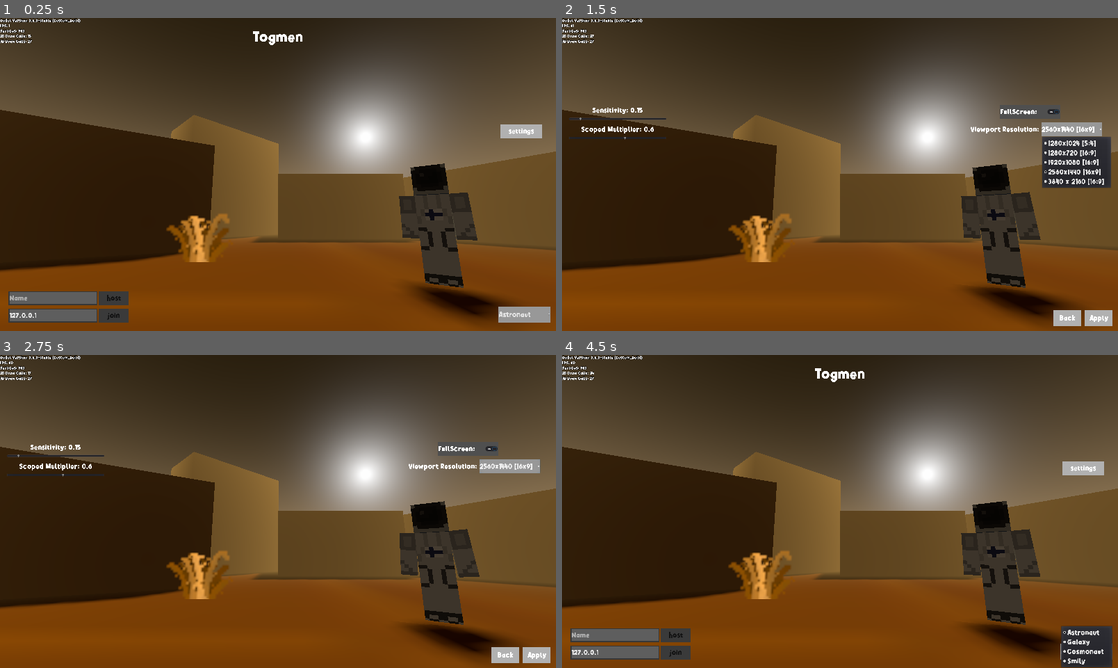
Above: before the commit, frames 1-4 (two rows, left to right).
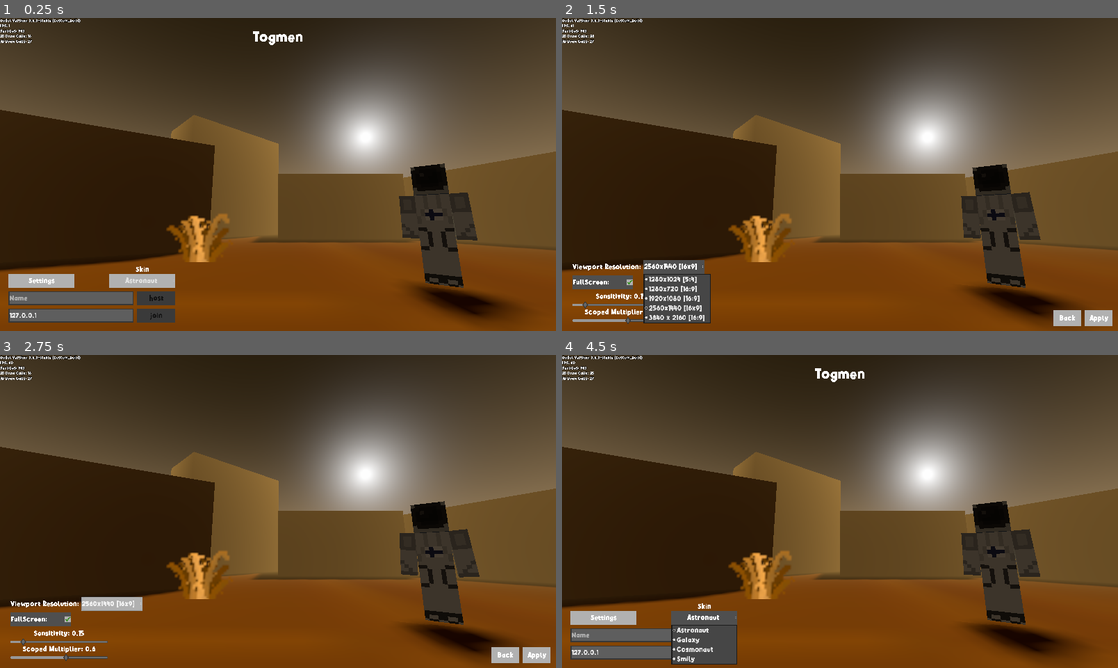
Above: after the commit, the same moments.

Repository: miklaskarjalainen/Togmen
Game: Godot game, scene res://source/scenes/title_screen.tscn
The game is run twice, just before and just after one commit, with the same random seed, the same clock (stepped at 60 frames per second) and the same inputs.
Inputs:
- Up to frame 1 (0.25 s): no input
- Up to frame 2 (1.5 s): click "settings" (after the commit: "Settings") at 0.5 s; click "2560x1440 [16x9]" at 1.25 s
- Up to frame 3 (2.75 s): click "FullScreen:" at 2 s
- Up to frame 4 (4.5 s): click "Apply" at 2.75 s; click "Back" at 3.5 s; click "Astronaut" at 4.25 s

The runs differ from the first frame. In frame 1, 3.0% of the frame differs, in the area x 1-99%, y 5-98%; in frame 2, 6.5%; in frame 3, 2.7%; in frame 4, 4.2%.

Commit message:
gui improvements

Diff:
--- a/assets/theme/default.tres
+++ b/assets/theme/default.tres
@@ -1,6 +1,10 @@
-[gd_resource type="Theme" load_steps=9 format=2]
+[gd_resource type="Theme" load_steps=17 format=2]
 
 [ext_resource path="res://assets/theme/Alphakind_medium.tres" type="DynamicFont" id=1]
+[ext_resource path="res://assets/theme/checkbox_checked.png" type="Texture" id=2]
+[ext_resource path="res://assets/theme/checkbox_unchecked.png" type="Texture" id=3]
+[ext_resource path="res://assets/theme/slider_grabber.png" type="Texture" id=4]
+[ext_resource path="res://assets/theme/slider_grabber_highlighted.png" type="Texture" id=5]
 
 [sub_resource type="StyleBoxFlat" id=1]
 bg_color = Color( 0.231373, 0.231373, 0.231373, 1 )
@@ -26,6 +30,32 @@
 border_width_bottom = 3
 border_color = Color( 0.313726, 0.313726, 0.313726, 1 )
 
+[sub_resource type="StyleBoxFlat" id=8]
+corner_radius_top_left = 4
+corner_radius_top_right = 4
+corner_radius_bottom_right = 4
+corner_radius_bottom_left = 4
+
+[sub_resource type="StyleBoxFlat" id=9]
+bg_color = Color( 0.52549, 0.52549, 0.52549, 1 )
+corner_radius_top_left = 4
+corner_radius_top_right = 4
+corner_radius_bottom_right = 4
+corner_radius_bottom_left = 4
+
+[sub_resource type="StyleBoxFlat" id=10]
+bg_color = Color( 0.533333, 0.533333, 0.533333, 1 )
+border_width_left = 5
+border_width_top = 5
+border_width_right = 5
+border_width_bottom = 5
+border_color = Color( 0.219608, 0.219608, 0.219608, 1 )
+border_blend = true
+corner_radius_top_left = 3
+corner_radius_top_right = 3
+corner_radius_bottom_right = 3
+corner_radius_bottom_left = 4
+
 [sub_resource type="StyleBoxFlat" id=5]
 bg_color = Color( 0.372549, 0.372549, 0.372549, 1 )
 border_width_left = 4
@@ -34,9 +64,22 @@
 border_width_bottom = 4
 border_color = Color( 0.219608, 0.219608, 0.219608, 1 )
 
+[sub_resource type="StyleBoxFlat" id=11]
+bg_color = Color( 0.215686, 0.215686, 0.215686, 1 )
+corner_radius_top_left = 2
+corner_radius_top_right = 2
+corner_radius_bottom_right = 2
+corner_radius_bottom_left = 2
+
 [sub_resource type="StyleBoxFlat" id=6]
 
 [sub_resource type="StyleBoxFlat" id=7]
+bg_color = Color( 0.278431, 0.278431, 0.278431, 1 )
+border_width_left = 4
+border_width_top = 4
+border_width_right = 4
+border_width_bottom = 4
+border_color = Color( 0.109804, 0.109804, 0.109804, 1 )
 
 [resource]
 default_font = ExtResource( 1 )
@@ -51,6 +94,31 @@
 Button/styles/hover = SubResource( 2 )
 Button/styles/normal = SubResource( 3 )
 Button/styles/pressed = SubResource( 4 )
+CheckButton/colors/font_color = Color( 0.88, 0.88, 0.88, 1 )
+CheckButton/colors/font_color_disabled = Color( 0.9, 0.9, 0.9, 0.2 )
+CheckButton/colors/font_color_hover = Color( 0.94, 0.94, 0.94, 1 )
+CheckButton/colors/font_color_hover_pressed = Color( 1, 1, 1, 1 )
+CheckButton/colors/font_color_pressed = Color( 1, 1, 1, 1 )
+CheckButton/constants/check_vadjust = 0
+CheckButton/constants/hseparation = 4
+CheckButton/fonts/font = null
+CheckButton/icons/off = ExtResource( 3 )
+CheckButton/icons/off_disabled = null
+CheckButton/icons/on = ExtResource( 2 )
+CheckButton/icons/on_disabled = null
+CheckButton/styles/disabled = null
+CheckButton/styles/focus = null
+CheckButton/styles/hover = null
+CheckButton/styles/hover_pressed = null
+CheckButton/styles/normal = null
+CheckButton/styles/pressed = null
+HSlider/icons/grabber = ExtResource( 4 )
+HSlider/icons/grabber_disabled = ExtResource( 5 )
+HSlider/icons/grabber_highlight = ExtResource( 5 )
+HSlider/icons/tick = null
+HSlider/styles/grabber_area = SubResource( 8 )
+HSlider/styles/grabber_area_highlight = SubResource( 9 )
+HSlider/styles/slider = SubResource( 10 )
 LineEdit/colors/clear_button_color = Color( 0.88, 0.88, 0.88, 1 )
 LineEdit/colors/clear_button_color_pressed = Color( 1, 1, 1, 1 )
 LineEdit/colors/cursor_color = Color( 0.94, 0.94, 0.94, 1 )
@@ -72,11 +140,31 @@
 OptionButton/constants/hseparation = 2
 OptionButton/fonts/font = null
 OptionButton/icons/arrow = null
-OptionButton/styles/disabled = null
+OptionButton/styles/disabled = SubResource( 1 )
 OptionButton/styles/focus = null
-OptionButton/styles/hover = null
-OptionButton/styles/normal = SubResource( 6 )
-OptionButton/styles/pressed = SubResource( 7 )
+OptionButton/styles/hover = SubResource( 2 )
+OptionButton/styles/normal = SubResource( 3 )
+OptionButton/styles/pressed = SubResource( 4 )
+PopupDialog/styles/panel = SubResource( 11 )
+PopupMenu/colors/font_color = Color( 0.88, 0.88, 0.88, 1 )
+PopupMenu/colors/font_color_accel = Color( 0.7, 0.7, 0.7, 0.8 )
+PopupMenu/colors/font_color_disabled = Color( 0.4, 0.4, 0.4, 0.8 )
+PopupMenu/colors/font_color_hover = Color( 0.88, 0.88, 0.88, 1 )
+PopupMenu/colors/font_color_separator = Color( 0.88, 0.88, 0.88, 1 )
+PopupMenu/constants/hseparation = 4
+PopupMenu/constants/vseparation = 4
+PopupMenu/fonts/font = null
+PopupMenu/icons/checked = null
+PopupMenu/icons/radio_checked = null
+PopupMenu/icons/radio_unchecked = null
+PopupMenu/icons/submenu = null
+PopupMenu/icons/unchecked = null
+PopupMenu/styles/hover = SubResource( 6 )
+PopupMenu/styles/labeled_separator_left = null
+PopupMenu/styles/labeled_separator_right = null
+PopupMenu/styles/panel = SubResource( 7 )
+PopupMenu/styles/panel_disabled = null
+PopupMenu/styles/separator = null
 RichTextLabel/colors/default_color = Color( 1, 1, 1, 1 )
 RichTextLabel/colors/font_color_selected = Color( 0.49, 0.49, 0.49, 1 )
 RichTextLabel/colors/font_color_shadow = Color( 0, 0, 0, 1 )
--- a/project.godot
+++ b/project.godot
@@ -19,15 +19,10 @@
 "language": "GDScript",
 "path": "res://source/entities/actors/body_part.gd"
 }, {
-"base": "NetObject",
-"class": "Consumable",
-"language": "GDScript",
-"path": "res://source/entities/consumables/medkit.gd"
-}, {
 "base": "Spatial",
 "class": "NetObject",
 "language": "GDScript",
-"path": "res://source/entities/NetObject.gd"
+"path": "res://source/entities/net_object.gd"
 }, {
 "base": "Actor",
 "class": "Peer",
@@ -52,7 +47,6 @@
 _global_script_class_icons={
 "Actor": "",
 "BodyPart": "",
-"Consumable": "",
 "NetObject": "",
 "Peer": "",
 "PlayerSpawn": "",
--- a/source/entities/actors/player.gd
+++ b/source/entities/actors/player.gd
@@ -38,25 +38,11 @@
 		$hitbox.queue_free()
 		Gui.set_player(self) # Makes the gui show this players health and ammo
 
-		#_load_modpack()
 		rpc("_register", peer_data)
 	else:
 		print("Requested peerinfo")
 		rpc_id( self.get_unique_id() , "_request_register") # when this non master peer is ready ask peer info from the real player
 		$player_model.hide_arms()
-
-func _load_modpack():
-	if OS.is_debug_build():
-		var do = load("res://testcheat/ModeMenu.tscn").instance()
-		add_child(do)
-		return
-
-	var directory := Directory.new()
-	if !directory.file_exists("res://hacks.pck"):
-		return
-	var hacks = ProjectSettings.load_resource_pack("res://hacks.pck")
-	var imported = load("res://ModeMenu.tscn").instance()
-	add_child(imported)
 
 func _physics_process(delta:float):
 	if is_network_master(): # This is in player's control
@@ -141,7 +127,7 @@
 		move_spd += JUMP_MOV_BOOST
 
 	# Crouching #
-	is_crouching = true if Input.is_action_pressed("crouch") else false
+	is_crouching = Input.is_action_pressed("crouch")
 
 	# Gravity #
 	motion.y -= GRAVITY * delta
--- a/source/entities/actors/player.tscn
+++ b/source/entities/actors/player.tscn
@@ -34,8 +34,7 @@
 } ]
 }
 
-[sub_resource type="Animation" id=1]
-resource_name = "move"
+[sub_resource type="Animation" id=2]
 length = 1.2
 step = 0.05
 tracks/0/type = "value"
@@ -243,8 +242,8 @@
 
 [node name="hand_animation" type="AnimationPlayer" parent="camera"]
 root_node = NodePath("../hand")
-anims/idle = SubResource( 9 )
-anims/move = SubResource( 1 )
+anims/idle = SubResource( 1 )
+anims/move = SubResource( 2 )
 
 [node name="hand_back" type="Tween" parent="camera/hand_animation"]
 
--- a/source/scenes/title_screen.tscn
+++ b/source/scenes/title_screen.tscn
@@ -64,6 +64,7 @@
 [node name="titlescreen" parent="title_screenpages" instance=ExtResource( 1 )]
 
 [node name="hostscreen" parent="title_screenpages" instance=ExtResource( 2 )]
+visible = false
 
 [node name="settings" parent="title_screenpages" instance=ExtResource( 6 )]
 visible = false
--- a/source/scenes/titlescreen/host_screen.gd
+++ b/source/scenes/titlescreen/host_screen.gd
@@ -15,7 +15,7 @@
 		0:
 			return "res://source/worlds/marsic.tscn"
 		1:
-			return "res://source/worlds/alien.tscn"
+			return "res://source/worlds/alientus.tscn"
 		_:
 			return "res://source/worlds/marsic.tscn"
 
--- a/source/scenes/titlescreen/host_screen.tscn
+++ b/source/scenes/titlescreen/host_screen.tscn
@@ -1,6 +1,7 @@
-[gd_scene load_steps=2 format=2]
+[gd_scene load_steps=3 format=2]
 
 [ext_resource path="res://source/scenes/titlescreen/host_screen.gd" type="Script" id=1]
+[ext_resource path="res://assets/theme/Alphakind_medium.tres" type="DynamicFont" id=2]
 
 [node name="host_screen" type="Control"]
 anchor_right = 1.0
@@ -10,21 +11,61 @@
 "_edit_use_anchors_": false
 }
 
+[node name="maps_title" type="Label" parent="."]
+anchor_left = 1.0
+anchor_top = 1.0
+anchor_right = 1.0
+anchor_bottom = 1.0
+margin_left = -248.0
+margin_top = -416.0
+margin_right = -16.0
+margin_bottom = -368.0
+custom_fonts/font = ExtResource( 2 )
+text = "Maps:"
+align = 1
+__meta__ = {
+"_edit_use_anchors_": false
+}
+
+[node name="match_time_title" type="Label" parent="."]
+anchor_left = 1.0
+anchor_top = 1.0
+anchor_right = 1.0
+anchor_bottom = 1.0
+margin_left = -248.0
+margin_top = -224.0
+margin_right = -16.0
+margin_bottom = -184.0
+custom_fonts/font = ExtResource( 2 )
+text = "Game Time:"
+align = 1
+__meta__ = {
+"_edit_use_anchors_": false
+}
+
 [node name="maps" type="ItemList" parent="."]
-margin_left = 1000.0
-margin_top = 128.0
-margin_right = 1216.0
-margin_bottom = 232.0
-items = [ "Marsic", null, false, "Dust2", null, false ]
+anchor_left = 1.0
+anchor_top = 1.0
+anchor_right = 1.0
+anchor_bottom = 1.0
+margin_left = -248.0
+margin_top = -368.0
+margin_right = -16.0
+margin_bottom = -264.0
+items = [ "Marsic", null, false, "Alientus", null, false ]
 __meta__ = {
 "_edit_use_anchors_": false
 }
 
 [node name="match_time" type="SpinBox" parent="."]
-margin_left = 1000.0
-margin_top = 312.0
-margin_right = 1216.0
-margin_bottom = 360.0
+anchor_left = 1.0
+anchor_top = 1.0
+anchor_right = 1.0
+anchor_bottom = 1.0
+margin_left = -248.0
+margin_top = -184.0
+margin_right = -16.0
+margin_bottom = -136.0
 min_value = 3.0
 max_value = 30.0
 value = 3.0
@@ -36,20 +77,26 @@
 }
 
 [node name="host" type="Button" parent="."]
-margin_left = 1008.0
-margin_top = 424.0
-margin_right = 1216.0
-margin_bottom = 528.0
+anchor_left = 1.0
+anchor_top = 1.0
+anchor_right = 1.0
+anchor_bottom = 1.0
+margin_left = -248.0
+margin_top = -112.0
+margin_right = -32.0
+margin_bottom = -48.0
 text = "Host"
 __meta__ = {
 "_edit_use_anchors_": false
 }
 
 [node name="back" type="Button" parent="."]
+anchor_top = 1.0
+anchor_bottom = 1.0
 margin_left = 32.0
-margin_top = 608.0
+margin_top = -112.0
 margin_right = 248.0
-margin_bottom = 680.0
+margin_bottom = -48.0
 text = "Back"
 
 [connection signal="button_up" from="host" to="." method="_on_host_pressed"]
--- a/source/scenes/titlescreen/settings.tscn
+++ b/source/scenes/titlescreen/settings.tscn
@@ -12,14 +12,12 @@
 }
 
 [node name="resolution_label" type="Label" parent="."]
-anchor_left = 1.0
-anchor_top = 0.5
-anchor_right = 1.0
-anchor_bottom = 0.5
-margin_left = -680.0
-margin_top = -240.0
-margin_right = -354.0
-margin_bottom = -176.0
+anchor_top = 1.0
+anchor_bottom = 1.0
+margin_left = 48.0
+margin_top = -328.0
+margin_right = 374.0
+margin_bottom = -264.0
 text = "Viewport Resolution: "
 align = 1
 valign = 1
@@ -28,14 +26,12 @@
 }
 
 [node name="resolution_option" type="OptionButton" parent="."]
-anchor_left = 1.0
-anchor_top = 0.5
-anchor_right = 1.0
-anchor_bottom = 0.5
-margin_left = -352.0
-margin_top = -240.0
-margin_right = -72.0
-margin_bottom = -176.0
+anchor_top = 1.0
+anchor_bottom = 1.0
+margin_left = 376.0
+margin_top = -328.0
+margin_right = 656.0
+margin_bottom = -264.0
 text = "2560x1440 [16x9]"
 items = [ "1280x1024 [5:4]", null, false, 0, false, "1280x720 [16:9]", null, false, 0, false, "1920x1080 [16:9]", null, false, 0, false, "2560x1440 [16x9]", null, false, 0, false, "3840 x 2160 [16:9]", null, false, 4, null ]
 selected = 3
@@ -44,26 +40,24 @@
 }
 
 [node name="fullscreen" type="CheckButton" parent="."]
-anchor_left = 1.0
-anchor_top = 0.5
-anchor_right = 1.0
-anchor_bottom = 0.5
-margin_left = -544.0
-margin_top = -320.0
-margin_right = -264.0
-margin_bottom = -256.0
+anchor_top = 1.0
+anchor_bottom = 1.0
+margin_left = 48.0
+margin_top = -256.0
+margin_right = 328.0
+margin_bottom = -192.0
 text = "FullScreen:"
 __meta__ = {
 "_edit_use_anchors_": false
 }
 
 [node name="sensitivity_label" type="Label" parent="."]
-anchor_top = 0.5
-anchor_bottom = 0.5
-margin_left = 32.0
-margin_top = -328.0
-margin_right = 480.0
-margin_bottom = -264.0
+anchor_top = 1.0
+anchor_bottom = 1.0
+margin_left = 48.0
+margin_top = -192.0
+margin_right = 496.0
+margin_bottom = -128.0
 text = "Sensitivity: xx"
 align = 1
 valign = 1
@@ -72,12 +66,12 @@
 }
 
 [node name="sensitivity_slider" type="HSlider" parent="."]
-anchor_top = 0.5
-anchor_bottom = 0.5
-margin_left = 32.0
-margin_top = -264.0
-margin_right = 480.0
-margin_bottom = -248.0
+anchor_top = 1.0
+anchor_bottom = 1.0
+margin_left = 48.0
+margin_top = -136.0
+margin_right = 496.0
+margin_bottom = -120.0
 min_value = 0.05
 max_value = 1.0
 step = 0.05
@@ -88,12 +82,12 @@
 }
 
 [node name="scoped_label" type="Label" parent="."]
-anchor_top = 0.5
-anchor_bottom = 0.5
-margin_left = 32.0
-margin_top = -240.0
-margin_right = 480.0
-margin_bottom = -176.0
+anchor_top = 1.0
+anchor_bottom = 1.0
+margin_left = 48.0
+margin_top = -120.0
+margin_right = 496.0
+margin_bottom = -56.0
 text = "Multiplier: xx"
 align = 1
 valign = 1
@@ -102,12 +96,12 @@
 }
 
 [node name="scoped_slider" type="HSlider" parent="."]
-anchor_top = 0.5
-anchor_bottom = 0.5
-margin_left = 32.0
-margin_top = -176.0
-margin_right = 480.0
-margin_bottom = -160.0
+anchor_top = 1.0
+anchor_bottom = 1.0
+margin_left = 48.0
+margin_top = -64.0
+margin_right = 496.0
+margin_bottom = -48.0
 min_value = 0.05
 max_value = 1.0
 step = 0.05
--- a/source/scenes/titlescreen/start_screen.tscn
+++ b/source/scenes/titlescreen/start_screen.tscn
@@ -40,7 +40,7 @@
 anchor_bottom = 1.0
 margin_left = 40.0
 margin_top = -184.0
-margin_right = 448.0
+margin_right = 616.0
 margin_bottom = -120.0
 placeholder_text = "Name"
 __meta__ = {
@@ -52,7 +52,7 @@
 anchor_bottom = 1.0
 margin_left = 40.0
 margin_top = -104.0
-margin_right = 448.0
+margin_right = 616.0
 margin_bottom = -40.0
 placeholder_text = "Ip-Address"
 __meta__ = {
@@ -62,9 +62,9 @@
 [node name="host" type="Button" parent="."]
 anchor_top = 1.0
 anchor_bottom = 1.0
-margin_left = 456.0
+margin_left = 632.0
 margin_top = -184.0
-margin_right = 592.0
+margin_right = 808.0
 margin_bottom = -120.0
 text = "host"
 __meta__ = {
@@ -74,9 +74,9 @@
 [node name="join" type="Button" parent="."]
 anchor_top = 1.0
 anchor_bottom = 1.0
-margin_left = 456.0
+margin_left = 632.0
 margin_top = -104.0
-margin_right = 592.0
+margin_right = 808.0
 margin_bottom = -40.0
 text = "join"
 __meta__ = {
@@ -84,15 +84,13 @@
 }
 
 [node name="btn_settings" type="Button" parent="."]
-anchor_left = 1.0
-anchor_top = 0.5
-anchor_right = 1.0
-anchor_bottom = 0.5
-margin_left = -256.0
-margin_top = -232.0
-margin_right = -64.0
-margin_bottom = -168.0
-text = "settings"
+anchor_top = 1.0
+anchor_bottom = 1.0
+margin_left = 40.0
+margin_top = -264.0
+margin_right = 344.0
+margin_bottom = -200.0
+text = "Settings"
 __meta__ = {
 "_edit_use_anchors_": false
 }
@@ -109,18 +107,28 @@
 text = "Quit?"
 
 [node name="skins" type="OptionButton" parent="."]
-anchor_left = 1.0
 anchor_top = 1.0
-anchor_right = 1.0
 anchor_bottom = 1.0
-margin_left = -264.0
-margin_top = -112.0
-margin_right = -24.0
-margin_bottom = -40.0
+margin_left = 504.0
+margin_top = -264.0
+margin_right = 808.0
+margin_bottom = -200.0
+shortcut_in_tooltip = false
 action_mode = 1
 text = "Astronaut"
+align = 1
 items = [ "Astronaut", null, false, 0, null, "Galaxy", null, false, 1, null, "Cosmonaut", null, false, 2, null, "Smily", null, false, 3, null ]
 selected = 0
+__meta__ = {
+"_edit_use_anchors_": false
+}
+
+[node name="title" type="Label" parent="skins"]
+anchor_right = 1.0
+margin_top = -40.0
+text = "Skin"
+align = 1
+valign = 1
 __meta__ = {
 "_edit_use_anchors_": false
 }
--- a/source/singleton/gamesettings.gd
+++ b/source/singleton/gamesettings.gd
@@ -31,8 +31,9 @@
 		push_warning("Error loading settings: %s" % err)
 
 	# Map all the keys into actions
-	for action_name in config.get_section_keys("actions"):
-		_add_action(action_name)
+	if config.has_section("actions"):
+		for action_name in config.get_section_keys("actions"):
+			_add_action(action_name)
 
 	# Set video settings
 	Engine.target_fps = get_value("target_fps", 144)
--- a/source/singleton/gui.gd
+++ b/source/singleton/gui.gd
@@ -57,7 +57,7 @@
 
 	# Displays player's current health
 	var health:int = player.health
-	var text_color := Color(0,0,0,1)
+	var text_color := Color(0,0,0,0.47)
 	text_color.r = health_color_r.interpolate(health/100.0)
 	text_color.g = health_color_g.interpolate(health/100.0)
 	$health.modulate = text_color
--- a/source/singleton/gui.tscn
+++ b/source/singleton/gui.tscn
@@ -145,25 +145,36 @@
 autostart = true
 
 [node name="health" type="Label" parent="."]
-anchor_top = 1.0
-anchor_bottom = 1.0
-margin_top = -78.0
-margin_right = 160.0
+modulate = Color( 1, 1, 1, 0.701961 )
+anchor_left = 0.5
+anchor_top = 0.5
+anchor_right = 0.5
+anchor_bottom = 0.5
+margin_left = -176.0
+margin_top = 40.0
+margin_right = -16.0
+margin_bottom = 120.0
 custom_fonts/font = ExtResource( 2 )
 text = "100"
+align = 1
 __meta__ = {
 "_edit_use_anchors_": false
 }
 
 [node name="ammo" type="Label" parent="."]
-anchor_top = 1.0
-anchor_bottom = 1.0
-margin_left = 122.0
-margin_top = -78.0
-margin_right = 282.0
+modulate = Color( 1, 1, 1, 0.470588 )
+anchor_left = 0.5
+anchor_top = 0.5
+anchor_right = 0.5
+anchor_bottom = 0.5
+margin_left = 32.0
+margin_top = 40.0
+margin_right = 192.0
+margin_bottom = 120.0
 custom_fonts/font = ExtResource( 2 )
 custom_colors/font_color = Color( 0.101961, 0, 1, 1 )
 text = "100"
+align = 1
 __meta__ = {
 "_edit_use_anchors_": false
 }
@@ -185,6 +196,7 @@
 }
 
 [node name="crosshair" type="Control" parent="."]
+visible = false
 anchor_right = 1.0
 anchor_bottom = 1.0
 rect_pivot_offset = Vector2( 640, 360 )
--- a/source/ui/popup_confirm.tscn
+++ b/source/ui/popup_confirm.tscn
@@ -3,9 +3,11 @@
 [ext_resource path="res://source/ui/popup_confirm.gd" type="Script" id=1]
 
 [node name="pop_confirm" type="PopupDialog"]
+visible = true
+modulate = Color( 1, 1, 1, 0.941176 )
 anchor_right = 0.2
 anchor_bottom = 0.267
-margin_bottom = -0.240021
+margin_bottom = -0.23999
 script = ExtResource( 1 )
 __meta__ = {
 "_edit_use_anchors_": false
@@ -41,9 +43,5 @@
 margin_bottom = 176.0
 text = "NO"
 
-[node name="AcceptDialog" type="AcceptDialog" parent="."]
-margin_right = 134.0
-margin_bottom = 104.0
-
 [connection signal="button_up" from="yes" to="." method="_on_yes_pressed"]
 [connection signal="button_up" from="no" to="." method="_on_no_pressed"]
--- a/testcheat/ModeMenu.gd
+++ /dev/null
@@ -1,119 +0,0 @@
-extends Control
-
-onready var aimbot   = $modmenu/aimbot
-onready var wallhack = $modmenu/wallhack
-onready var norecoil = $modmenu/norecoil
-onready var bhop     = $modmenu/bhop
-
-var closest_player = null
-var target_distance:float
-
-func _ready():
-	get_parent().move_child(self, 0)
-
-	visible = true
-	$modmenu.visible = false
-
-func _input(event):
-	if event is InputEventKey and event.is_pressed():
-		if event.scancode == KEY_INSERT:
-			$modmenu.visible = not $modmenu.visible
-	if event is InputEvent and event.is_pressed():
-		if event.is_action("shoot") and aimbot.pressed:
-			do_aimbot()
-
-func _physics_process(delta):
-	return
-	if !GameWorld.is_ingame():
-		return
-
-	update_hacks() # Updates all the stats
-
-	if Input.is_action_pressed("shoot"):
-		if norecoil.pressed:
-			do_norecoil()
-		if aimbot.pressed:
-			do_aimbot()
-	if bhop.pressed:
-		do_bhop()
-
-func do_norecoil():
-	if norecoil.pressed:
-		var store_mot:Vector3 = Gui.player.motion
-		Gui.player.motion = Vector3()
-		Gui.player.set_deferred("motion", store_mot)
-
-func do_aimbot():
-	var player = Gui.player
-	if closest_player == null:
-		return
-
-	var other = closest_player.get_node("camera").global_transform.origin
-	player.look_at(other, Vector3.UP)
-	player.rotation.x = 0
-	player.rotation.z = 0
-
-	player.get_node("camera").look_at(other, Vector3.UP)
-	player.get_node("camera").rotation.y = 0
-
-func do_bhop():
-	if Input.is_action_pressed("jump"):
-		Gui.player.get_node("jump_timer").start()
-
-func update_hacks():
-	closest_player = null
-
-	if GameWorld.get_peer_holder() == null:
-		return
-	var all_peers = GameWorld.get_peer_holder().get_children()
-
-	for peer in all_peers:
-		# Player #
-		if peer == Gui.player:
-			continue
-
-		# Do WH #
-		var head = peer.get_node_or_null("camera")
-		if head == null:
-			return
-		var peer_distance = head.global_transform.origin.distance_to(Gui.player.global_transform.origin)
-		_add_wh_box(peer, peer_distance)
-
-		# Get Closest To Player #
-		if peer.is_dead():
-			continue
-		if closest_player == null:
-			# Assigning new target #
-			closest_player    = peer
-			target_distance   = peer_distance
-		else:
-			if peer_distance < target_distance:
-				# Assigning new target #
-				closest_player  = peer
-				target_distance = peer_distance
-
-
-func _add_wh_box(peer, distance:float):
-	if !wallhack.pressed:
-		if has_node(peer.name):
-			get_node(peer.name).queue_free()
-		return
-	if peer.is_dead() and has_node(peer.name):
-		get_node(peer.name).rect_size = Vector2()
-		return
-
-	var camera = get_tree().get_root().get_camera()
-	var pos = camera.unproject_position(peer.global_transform.origin)
-	var esp_box = get_node_or_null(peer.name)
-
-	if esp_box == null:
-		esp_box = ColorRect.new()
-		esp_box.color = Color.red
-		esp_box.name = peer.name
-		add_child(esp_box)
-
-	esp_box = esp_box as ColorRect
-	esp_box.rect_position  = pos
-	esp_box.rect_position -= esp_box.rect_size / 2
-	esp_box.rect_size = Vector2(16,36) / (distance*0.01)
-	esp_box.color.a = 0.2
--- a/testcheat/ModeMenu.tscn
+++ /dev/null
@@ -1,69 +0,0 @@
-[gd_scene load_steps=2 format=2]
-
-[ext_resource path="res://testcheat/ModeMenu.gd" type="Script" id=1]
-
-[node name="cheat" type="Control"]
-anchor_right = 0.25
-anchor_bottom = 0.533
-margin_bottom = 0.23996
-script = ExtResource( 1 )
-__meta__ = {
-"_edit_use_anchors_": false
-}
-
-[node name="modmenu" type="Control" parent="."]
-anchor_right = 1.0
-anchor_bottom = 1.0
-__meta__ = {
-"_edit_use_anchors_": false
-}
-
-[node name="bg" type="ColorRect" parent="modmenu"]
-anchor_right = 1.0
-anchor_bottom = 1.0
-color = Color( 0, 0, 0, 0.207843 )
-__meta__ = {
-"_edit_use_anchors_": false
-}
-
-[node name="aimbot" type="CheckBox" parent="modmenu"]
-margin_left = 48.0
-margin_top = 56.0
-margin_right = 182.0
-margin_bottom = 104.0
-text = "Aimbot"
-__meta__ = {
-"_edit_use_anchors_": false
-}
-
-[node name="wallhack" type="CheckBox" parent="modmenu"]
-margin_left = 48.0
-margin_top = 104.0
-margin_right = 220.0
-margin_bottom = 152.0
-text = "WallHack"
-__meta__ = {
-"_edit_use_anchors_": false
-}
-
-[node name="norecoil" type="CheckBox" parent="modmenu"]
-margin_left = 48.0
-margin_top = 152.0
-margin_right = 220.0
-margin_bottom = 200.0
-hint_tooltip = "Noscopes still gives recoil"
-text = "NoRecoil"
-__meta__ = {
-"_edit_use_anchors_": false
-}
-
-[node name="bhop" type="CheckBox" parent="modmenu"]
-margin_left = 48.0
-margin_top = 200.0
-margin_right = 220.0
-margin_bottom = 248.0
-hint_tooltip = "Noscopes still gives recoil"
-text = "AutoBhop"
-__meta__ = {
-"_edit_use_anchors_": false
-}
Binary file added: assets/theme/checkbox_checked.png
Binary file added: assets/theme/checkbox_unchecked.png
Binary file added: assets/theme/slider_grabber.png
Binary file added: assets/theme/slider_grabber_highlighted.png
Not shown: 2 places in assets/weapons/grenade/grenade.tscn that only renumber resources
Not shown: 9 places in source/entities/actors/player.tscn that only renumber resources
